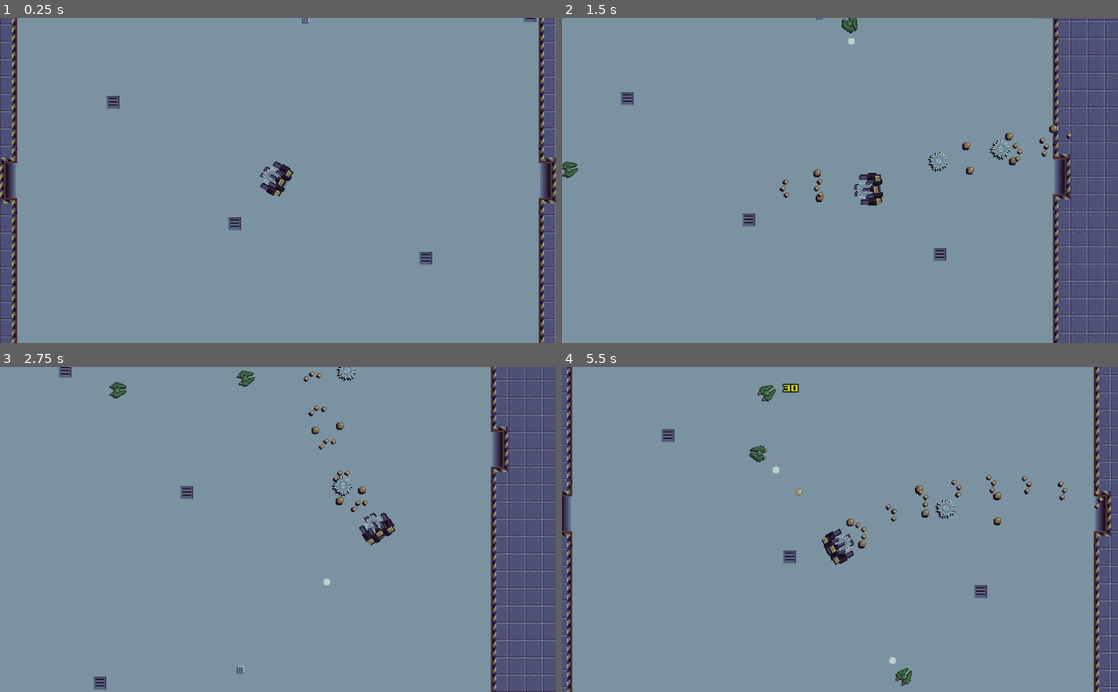
Above: before the commit, frames 1-4 (two rows, left to right).
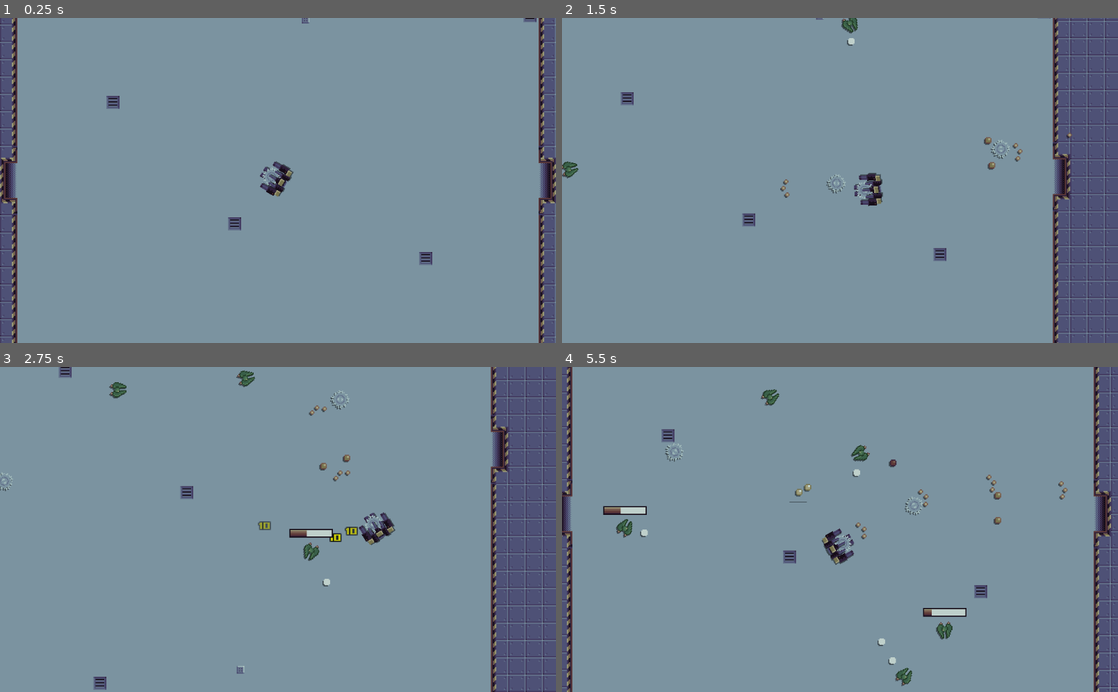
Above: after the commit, the same moments.

Repository: backwardspy/firepower
Game: Godot game, scene res://Game.tscn
Same seed, same stepped clock (60 frames per second), same inputs: the game is played once before the commit and once after it. Sound files missing from this copy of the repository are replaced by a short silence.
Inputs (mouse positions are in pixels of both pictures, inside the frame that each line leads up to):
- Up to frame 1 (0.25 s): no input
- Up to frame 2 (1.5 s): tap Enter at 0.5 s; move the mouse to (962, 164) at 0.52 s; press the mouse at (962, 164) at 0.53 s; hold D (right) 0.53-1.28 s; move the mouse to (728, 196) at 1.27 s; release the mouse at (728, 196) at 1.28 s; hold S (down) from 1.28 s (still down); click (728, 196) at 1.35 s
- Up to frame 3 (2.75 s): move the mouse to (333, 458) at 2.02 s; release S (down) at 2.03 s; press the mouse at (333, 458) at 2.03 s; hold D (right) from 2.03 s (still down)
- Up to frame 4 (5.5 s): move the mouse to (812, 594) at 2.77 s; release D (right) at 2.78 s; release the mouse at (812, 594) at 2.78 s; hold W (up) 2.78-3.53 s; click (812, 594) at 2.85 s; move the mouse to (1006, 578) at 3.52 s; press the mouse at (1006, 578) at 3.53 s; hold A (left) 3.53-5.03 s; move the mouse to (673, 480) at 4.27 s; release the mouse at (673, 480) at 4.28 s; click (673, 480) at 4.35 s; move the mouse to (867, 529) at 5.02 s; press the mouse at (867, 529) at 5.03 s; hold S (down) from 5.03 s (still down)

The runs differ from the first frame. In frame 1, less than 0.1% of the frame differs, in the area x 47-53%, y 44-55%; in frame 2, 0.7%; in frame 3, 1.2%; in frame 4, 1.9%, in the area x 7-98%, y 5-99%.

Commit message:
music & sound effects

Diff:
--- a/Game.tscn
+++ b/Game.tscn
@@ -1,10 +1,11 @@
-[gd_scene load_steps=24 format=2]
+[gd_scene load_steps=25 format=2]
 
 [ext_resource path="res://player/Player.tscn" type="PackedScene" id=1]
 [ext_resource path="res://sprites.png" type="Texture" id=2]
 [ext_resource path="res://mobs/Mob.tscn" type="PackedScene" id=3]
 [ext_resource path="res://mobs/Spawner.gd" type="Script" id=4]
 [ext_resource path="res://Game.gd" type="Script" id=5]
+[ext_resource path="res://music/2012_november_fakeAwake04 back to A minor.ogg" type="AudioStream" id=6]
 
 [sub_resource type="ConvexPolygonShape2D" id=1]
 points = PoolVector2Array( 0, 0, 16, 0, 16, 16, 0, 16 )
@@ -478,4 +479,9 @@
 [node name="SpawnTimer" type="Timer" parent="."]
 wait_time = 0.5
 autostart = true
+
+[node name="AudioStreamPlayer" type="AudioStreamPlayer" parent="."]
+stream = ExtResource( 6 )
+volume_db = -5.0
+autoplay = true
 [connection signal="timeout" from="SpawnTimer" to="Spawner" method="spawn"]
--- /dev/null
+++ b/Menu.tscn
@@ -0,0 +1,22 @@
+[gd_scene load_steps=2 format=2]
+
+[ext_resource path="res://ui/ui_theme.tres" type="Theme" id=1]
+
+[node name="Control" type="Control"]
+anchor_right = 1.0
+anchor_bottom = 1.0
+theme = ExtResource( 1 )
+__meta__ = {
+"_edit_use_anchors_": false
+}
+
+[node name="Button" type="Button" parent="."]
+anchor_left = 0.5
+anchor_top = 0.5
+anchor_right = 0.5
+anchor_bottom = 0.5
+margin_left = -41.5
+margin_top = -10.0
+margin_right = 41.5
+margin_bottom = 10.0
+text = "Start Game"
--- a/bullets/BladeBullet.tscn
+++ b/bullets/BladeBullet.tscn
@@ -47,7 +47,7 @@
 shape = SubResource( 2 )
 
 [node name="Shadow" parent="." index="2"]
-frame = 58
+frame = 50
 
 [node name="Sprite" parent="." index="3"]
 frame = 50
--- a/bullets/Bullet.tscn
+++ b/bullets/Bullet.tscn
@@ -14,12 +14,12 @@
 shape = SubResource( 1 )
 
 [node name="Shadow" type="Sprite" parent="."]
+modulate = Color( 0, 0, 0, 0.501961 )
 position = Vector2( -1, 1 )
-scale = Vector2( 1.1, 1.1 )
 texture = ExtResource( 1 )
 vframes = 8
 hframes = 8
-frame = 56
+frame = 48
 
 [node name="Sprite" type="Sprite" parent="."]
 texture = ExtResource( 1 )
--- a/bullets/LargeBullet.tscn
+++ b/bullets/LargeBullet.tscn
@@ -13,7 +13,7 @@
 shape = SubResource( 1 )
 
 [node name="Shadow" parent="." index="1"]
-frame = 57
+frame = 49
 
 [node name="Sprite" parent="." index="2"]
 frame = 49
--- /dev/null
+++ b/mobs/HealthBar.gd
@@ -0,0 +1,20 @@
+extends TextureProgress
+
+onready var tween := $Tween
+
+func _ready():
+    visible = false
+
+func _on_Mob_health_changed(percentage: float):
+    visible = 1 > percentage and percentage > 0
+
+    tween.interpolate_property(
+        self,
+        "value",
+        value,
+        int(percentage * 100),
+        0.1,
+        Tween.TRANS_LINEAR,
+        Tween.EASE_OUT
+    )
+    tween.start()
--- a/mobs/Mob.gd
+++ b/mobs/Mob.gd
@@ -1,6 +1,8 @@
 extends KinematicBody2D
 
 class_name Mob
+
+signal health_changed
 
 export var bounds := Rect2(-220, -220, 220, 220)
 export var speed := 300.0
@@ -15,12 +17,13 @@
 var _vel := Vector2.ZERO
 var _player: Node2D = null
 var _invuln := false
+var _exploding := false
 
 func set_player(player: Node2D):
     _player = player
 
 func hurt(damage: float, direction: Vector2):
-    if _invuln:
+    if _invuln or _exploding:
         return
 
     _vel += direction * 20.0
@@ -29,12 +32,22 @@
 
     _health -= damage
     if _health <= 0:
-        _health = 0
-        queue_free()
+        _die()
     else:
         $Sprite.modulate = Color(2.0, 0.8, 0.8)
         _invuln = true
         $InvulnTimer.start()
+
+    emit_signal("health_changed", _health / max_health)
+
+func _die():
+    _health = 0
+    _exploding = true
+    $ShootTimer.stop()
+    $AnimationPlayer.play("explode")
+    $AudioStreamPlayer.play()
+    yield($AudioStreamPlayer, "finished")
+    queue_free()
 
 func _pick_new_target():
     _targetPos = Vector2(
@@ -43,6 +56,10 @@
     )
 
 func _process(dt: float):
+    if _exploding:
+        _vel = move_and_slide(_vel)
+        return
+
     var diff := _targetPos - global_position
     while diff.length_squared() <= 500.0:
         _pick_new_target()
--- a/mobs/Mob.tscn
+++ b/mobs/Mob.tscn
@@ -1,12 +1,66 @@
-[gd_scene load_steps=6 format=2]
+[gd_scene load_steps=12 format=2]
 
 [ext_resource path="res://sprites.png" type="Texture" id=1]
 [ext_resource path="res://mobs/Mob.gd" type="Script" id=2]
 [ext_resource path="res://mobs/MobBullet.tscn" type="PackedScene" id=3]
 [ext_resource path="res://effects/DamageNumberSpawner.tscn" type="PackedScene" id=4]
+[ext_resource path="res://mobs/HealthBar.gd" type="Script" id=5]
+[ext_resource path="res://mobs/sounds/explode.wav" type="AudioStream" id=6]
 
-[sub_resource type="CircleShape2D" id=1]
+[sub_resource type="Animation" id=1]
+resource_name = "explode"
+length = 0.3
+tracks/0/type = "value"
+tracks/0/path = NodePath("Sprite:frame")
+tracks/0/interp = 1
+tracks/0/loop_wrap = true
+tracks/0/imported = false
+tracks/0/enabled = true
+tracks/0/keys = {
+"times": PoolRealArray( 0, 0.1, 0.2 ),
+"transitions": PoolRealArray( 1, 1, 1 ),
+"update": 1,
+"values": [ 5, 6, 7 ]
+}
+tracks/1/type = "value"
+tracks/1/path = NodePath("Sprite:modulate")
+tracks/1/interp = 1
+tracks/1/loop_wrap = true
+tracks/1/imported = false
+tracks/1/enabled = true
+tracks/1/keys = {
+"times": PoolRealArray( 0, 0.2, 0.3 ),
+"transitions": PoolRealArray( 1, 1, 1 ),
+"update": 0,
+"values": [ Color( 1, 1, 1, 1 ), Color( 1, 1, 1, 1 ), Color( 1, 1, 1, 0 ) ]
+}
+tracks/2/type = "value"
+tracks/2/path = NodePath("Shadow:modulate")
+tracks/2/interp = 1
+tracks/2/loop_wrap = true
+tracks/2/imported = false
+tracks/2/enabled = true
+tracks/2/keys = {
+"times": PoolRealArray( 0, 0.2, 0.3 ),
+"transitions": PoolRealArray( 1, 1, 1 ),
+"update": 0,
+"values": [ Color( 0, 0, 0, 0.501961 ), Color( 0, 0, 0, 0.501961 ), Color( 0, 0, 0, 0 ) ]
+}
+
+[sub_resource type="CircleShape2D" id=2]
 radius = 6.93626
+
+[sub_resource type="AtlasTexture" id=3]
+atlas = ExtResource( 1 )
+region = Rect2( 96, 112, 16, 8 )
+
+[sub_resource type="AtlasTexture" id=4]
+atlas = ExtResource( 1 )
+region = Rect2( 80, 112, 16, 8 )
+
+[sub_resource type="AtlasTexture" id=5]
+atlas = ExtResource( 1 )
+region = Rect2( 80, 120, 16, 8 )
 
 [node name="Mob" type="KinematicBody2D" groups=[
 "mobs",
@@ -16,11 +70,14 @@
 max_health = 50.0
 bullet_scene = ExtResource( 3 )
 
+[node name="AnimationPlayer" type="AnimationPlayer" parent="."]
+anims/explode = SubResource( 1 )
+
 [node name="CollisionShape2D" type="CollisionShape2D" parent="."]
-shape = SubResource( 1 )
+shape = SubResource( 2 )
 
 [node name="Shadow" type="Sprite" parent="."]
-modulate = Color( 0, 0, 0, 0.705882 )
+modulate = Color( 0, 0, 0, 0.501961 )
 position = Vector2( -1, 1 )
 texture = ExtResource( 1 )
 vframes = 8
@@ -41,5 +98,32 @@
 one_shot = true
 
 [node name="DamageNumberSpawner" parent="." instance=ExtResource( 4 )]
+travel = Vector2( 0, -100 )
+duration = 1.0
+
+[node name="HealthBar" type="TextureProgress" parent="."]
+margin_left = -20.0
+margin_top = -20.0
+margin_right = 20.0
+margin_bottom = -12.0
+value = 100.0
+texture_under = SubResource( 3 )
+texture_over = SubResource( 4 )
+texture_progress = SubResource( 5 )
+nine_patch_stretch = true
+stretch_margin_left = 1
+stretch_margin_top = 1
+stretch_margin_right = 1
+stretch_margin_bottom = 1
+script = ExtResource( 5 )
+__meta__ = {
+"_edit_use_anchors_": false
+}
+
+[node name="Tween" type="Tween" parent="HealthBar"]
+
+[node name="AudioStreamPlayer" type="AudioStreamPlayer2D" parent="."]
+stream = ExtResource( 6 )
+[connection signal="health_changed" from="." to="HealthBar" method="_on_Mob_health_changed"]
 [connection signal="timeout" from="ShootTimer" to="." method="_on_ShootTimer_timeout"]
 [connection signal="timeout" from="InvulnTimer" to="." method="_on_InvulnTimer_timeout"]
--- a/mobs/MobBullet.tscn
+++ b/mobs/MobBullet.tscn
@@ -35,6 +35,14 @@
 [node name="CollisionShape2D" type="CollisionShape2D" parent="."]
 shape = SubResource( 2 )
 
+[node name="Shadow" type="Sprite" parent="."]
+modulate = Color( 0, 0, 0, 0.501961 )
+position = Vector2( -1, 1 )
+texture = ExtResource( 1 )
+vframes = 8
+hframes = 8
+frame = 13
+
 [node name="Sprite" type="Sprite" parent="."]
 texture = ExtResource( 1 )
 vframes = 8
--- a/player/Player.tscn
+++ b/player/Player.tscn
@@ -92,12 +92,12 @@
 anims/right = SubResource( 5 )
 
 [node name="Shadow" type="Sprite" parent="."]
+modulate = Color( 0, 0, 0, 0.501961 )
 position = Vector2( -1, 1 )
 scale = Vector2( 1.05, 1.05 )
 texture = ExtResource( 1 )
 vframes = 8
 hframes = 8
-frame = 3
 
 [node name="Hub" type="Node2D" parent="."]
 
@@ -120,11 +120,13 @@
 position = Vector2( 3.5, -11.5 )
 
 [node name="Cannon" parent="Hub/MediumSlots/Left" instance=ExtResource( 6 )]
+time_between_shots = 0.5
 
 [node name="Right" type="Position2D" parent="Hub/MediumSlots"]
 position = Vector2( 3.5, 11.5 )
 
 [node name="Cannon" parent="Hub/MediumSlots/Right" instance=ExtResource( 6 )]
+time_between_shots = 0.5
 
 [node name="LightSlots" type="Node2D" parent="Hub"]
 
@@ -132,16 +134,13 @@
 position = Vector2( -1.5, -6 )
 
 [node name="MachineGun" parent="Hub/LightSlots/Left" instance=ExtResource( 4 )]
-time_between_shots = 0.05
 
 [node name="Center" type="Position2D" parent="Hub/LightSlots"]
 position = Vector2( 1.5, 0 )
 
 [node name="MachineGun" parent="Hub/LightSlots/Center" instance=ExtResource( 3 )]
-time_between_shots = 0.05
 
 [node name="Right" type="Position2D" parent="Hub/LightSlots"]
 position = Vector2( -1.5, 6 )
 
 [node name="MachineGun" parent="Hub/LightSlots/Right" instance=ExtResource( 5 )]
-time_between_shots = 0.05
--- a/weapons/BladeLauncher.tscn
+++ b/weapons/BladeLauncher.tscn
@@ -1,8 +1,9 @@
-[gd_scene load_steps=5 format=2]
+[gd_scene load_steps=6 format=2]
 
 [ext_resource path="res://weapons/MachineGun.tscn" type="PackedScene" id=1]
 [ext_resource path="res://sprites.png" type="Texture" id=2]
 [ext_resource path="res://bullets/BladeBullet.tscn" type="PackedScene" id=3]
+[ext_resource path="res://weapons/sounds/bladelaunch.wav" type="AudioStream" id=4]
 
 [sub_resource type="Animation" id=1]
 resource_name = "blade-spin"
@@ -23,22 +24,28 @@
 
 [node name="BladeLauncher" instance=ExtResource( 1 )]
 bullet_scene = ExtResource( 3 )
-time_between_shots = 0.5
+time_between_shots = 0.8
 
 [node name="AnimationPlayer" type="AnimationPlayer" parent="." index="0"]
 autoplay = "blade-spin"
 anims/blade-spin = SubResource( 1 )
 
-[node name="Sprite" parent="." index="1"]
+[node name="Shadow" parent="." index="1"]
 frame = 44
 
-[node name="Blade" type="Sprite" parent="." index="2"]
+[node name="Sprite" parent="." index="2"]
+frame = 44
+
+[node name="Blade" type="Sprite" parent="." index="3"]
 position = Vector2( -1.5, 0 )
-rotation = 0.579477
 texture = ExtResource( 2 )
 vframes = 8
 hframes = 8
 frame = 50
 
-[node name="MuzzlePoint" parent="." index="3"]
+[node name="MuzzlePoint" parent="." index="4"]
 position = Vector2( -1.5, 0 )
+
+[node name="AudioPlayer" parent="." index="6"]
+stream = ExtResource( 4 )
+volume_db = -10.0
--- a/weapons/Cannon.tscn
+++ b/weapons/Cannon.tscn
@@ -1,10 +1,17 @@
-[gd_scene load_steps=3 format=2]
+[gd_scene load_steps=4 format=2]
 
 [ext_resource path="res://weapons/MachineGun.tscn" type="PackedScene" id=1]
 [ext_resource path="res://bullets/LargeBullet.tscn" type="PackedScene" id=2]
+[ext_resource path="res://weapons/sounds/cannon.wav" type="AudioStream" id=3]
 
 [node name="Cannon" instance=ExtResource( 1 )]
 bullet_scene = ExtResource( 2 )
 
-[node name="Sprite" parent="." index="0"]
+[node name="Shadow" parent="." index="0"]
 frame = 43
+
+[node name="Sprite" parent="." index="1"]
+frame = 43
+
+[node name="AudioPlayer" parent="." index="4"]
+stream = ExtResource( 3 )
--- a/weapons/LeftMachineGun.tscn
+++ b/weapons/LeftMachineGun.tscn
@@ -4,5 +4,8 @@
 
 [node name="MachineGun" instance=ExtResource( 1 )]
 
-[node name="Sprite" parent="." index="0"]
+[node name="Shadow" parent="." index="0"]
 frame = 40
+
+[node name="Sprite" parent="." index="1"]
+frame = 40
--- a/weapons/MachineGun.tscn
+++ b/weapons/MachineGun.tscn
@@ -1,12 +1,22 @@
-[gd_scene load_steps=4 format=2]
+[gd_scene load_steps=5 format=2]
 
 [ext_resource path="res://sprites.png" type="Texture" id=1]
 [ext_resource path="res://weapons/Weapon.gd" type="Script" id=2]
 [ext_resource path="res://bullets/Bullet.tscn" type="PackedScene" id=3]
+[ext_resource path="res://weapons/sounds/machinegun.wav" type="AudioStream" id=4]
 
 [node name="MachineGun" type="Node2D"]
 script = ExtResource( 2 )
 bullet_scene = ExtResource( 3 )
+time_between_shots = 0.1
+
+[node name="Shadow" type="Sprite" parent="."]
+modulate = Color( 0, 0, 0, 0.501961 )
+position = Vector2( -1, 1 )
+texture = ExtResource( 1 )
+vframes = 8
+hframes = 8
+frame = 41
 
 [node name="Sprite" type="Sprite" parent="."]
 texture = ExtResource( 1 )
@@ -19,3 +29,7 @@
 
 [node name="FireTimer" type="Timer" parent="."]
 one_shot = true
+
+[node name="AudioPlayer" type="AudioStreamPlayer" parent="."]
+stream = ExtResource( 4 )
+volume_db = -20.0
--- a/weapons/RightMachineGun.tscn
+++ b/weapons/RightMachineGun.tscn
@@ -4,5 +4,8 @@
 
 [node name="MachineGun" instance=ExtResource( 1 )]
 
-[node name="Sprite" parent="." index="0"]
+[node name="Shadow" parent="." index="0"]
 frame = 42
+
+[node name="Sprite" parent="." index="1"]
+frame = 42
--- a/weapons/Weapon.gd
+++ b/weapons/Weapon.gd
@@ -6,6 +6,7 @@
 onready var _timer := $FireTimer
 
 func fire():
+    $AudioPlayer.play()
     var bullet: Bullet = bullet_scene.instance()
     bullet.position = $MuzzlePoint.global_position
     bullet.fire(global_transform.x)
Not shown, added: credits.txt
Not shown, added: mobs/sounds/clang1.wav.import
Not shown, added: mobs/sounds/explode.wav.import
Not shown, added: mobs/sounds/explosion-fuzzy1.wav.import
Not shown, added: mobs/sounds/explosion1.wav.import
Not shown, added: mobs/sounds/plate1.wav.import
Not shown, added: music/2012_november_fakeAwake04 back to A minor.ogg.import
Binary file changed: sprites.png
Not shown, added: weapons/sounds/bladelaunch.wav.import
Not shown, added: weapons/sounds/cannon.wav.import
Not shown, added: weapons/sounds/cg1.wav.import
Not shown, added: weapons/sounds/flaunch.wav.import
(and 27 more such lines)
